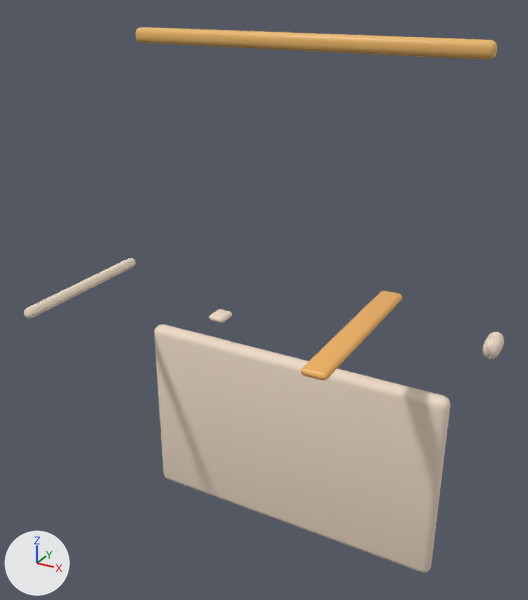
What one commit did to the glTF model unity/Assets/Art/EarlyGame/garage-kit/garage-wall-panel.glb.
Camera for both pictures: a 50 mm camera at (0.821, -1.186, 1.554) aimed at (0.009, 0.29, 0.816). Every picture has the same lights, and +X, +Y and +Z are marked at lower left. The older version comes first. Where no turn or scale is listed for an object, it has been applied to the vertices. Vertices at exactly the same position are counted once.

The first picture shows 'Bracket.001', 'Stripe.001', 'Stud.001', 'Trim.001', 'Wall.001' and 1 more.
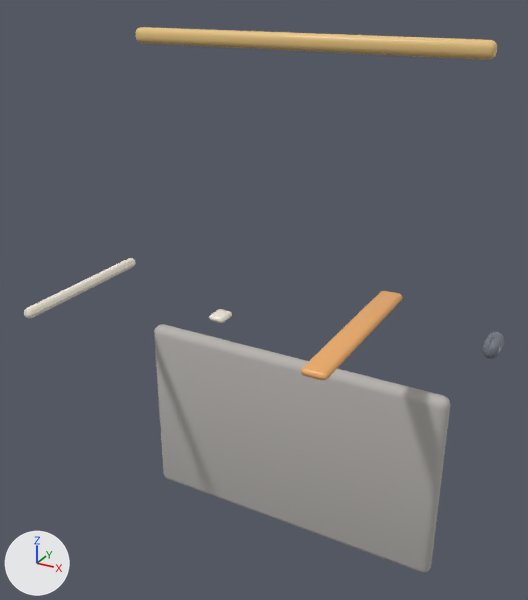
The newer file is also turned or shifted as a whole; pictures and numbers use the older file's frame.

Patch to the scene script:
```diff
--- a/unity/Assets/Art/EarlyGame/garage-kit/garage-wall-panel.glb.py
+++ b/unity/Assets/Art/EarlyGame/garage-kit/garage-wall-panel.glb.py
@@ mat_garage_dark_metal @@
+mat_garage_dark_metal = principled_material('Garage_dark_metal')
+mat_garage_dark_metal.base_color = (0.18, 0.2, 0.24)  # grey #767c86
+mat_garage_dark_metal.roughness = 0.35
@@ mat_garage_concrete @@
+mat_garage_concrete = principled_material('Garage_concrete')
+mat_garage_concrete.base_color = (0.48, 0.46, 0.44)  # grey #b8b5b1
+mat_garage_concrete.roughness = 0.82
@@ me_cube_017 @@
 # used by ob_bracket_001; location = (0.0, 0.415, 0.237)
-me_cube_017.from_pydata(...)  # 86 vertices, 168 faces; spans x 0.53..0.57, y -0.02..0.06, z 0.495..0.545
+me_cube_017.from_pydata(...)  # 84 vertices, 164 faces; spans x 0.53..0.57, y -0.02..0.06, z 0.495..0.545
+# me_cube_017 part 1: 157 faces spanning x 0.53..0.57, y -0.02..0.06, z 0.495..0.545 switch from mat_bracket_solid (beige #efddc8) to mat_garage_dark_metal (grey #767c86)
+# edits to the shape of me_cube_017 do not show in these pictures
@@ me_cube_012 @@
 # used by ob_wall_001; location = (0.0, 0.45, 0.237)
-me_cube_012.from_pydata(...)  # 96 vertices, 188 faces; spans x -0.463..0.463, y -0.025..0.025, z -0.238..0.338
-me_cube_012.materials.append(mat_wall_solid)  # beige #efddc8
+me_cube_012.from_pydata(...)  # 96 vertices, 188 faces; spans x -0.463..0.463, y -0.025..0.025, z -0.238..0.337
+me_cube_012.materials.append(mat_garage_concrete)  # grey #b8b5b1
```

Pixel boxes [x1, y1, x2, y2] of what changed, in the pictures (528 x 600 px):
'Wall.001', recoloured
    both: [154, 324, 450, 573]
part 1 of me_cube_017, recoloured (darker)
    both: [483, 332, 504, 359]
